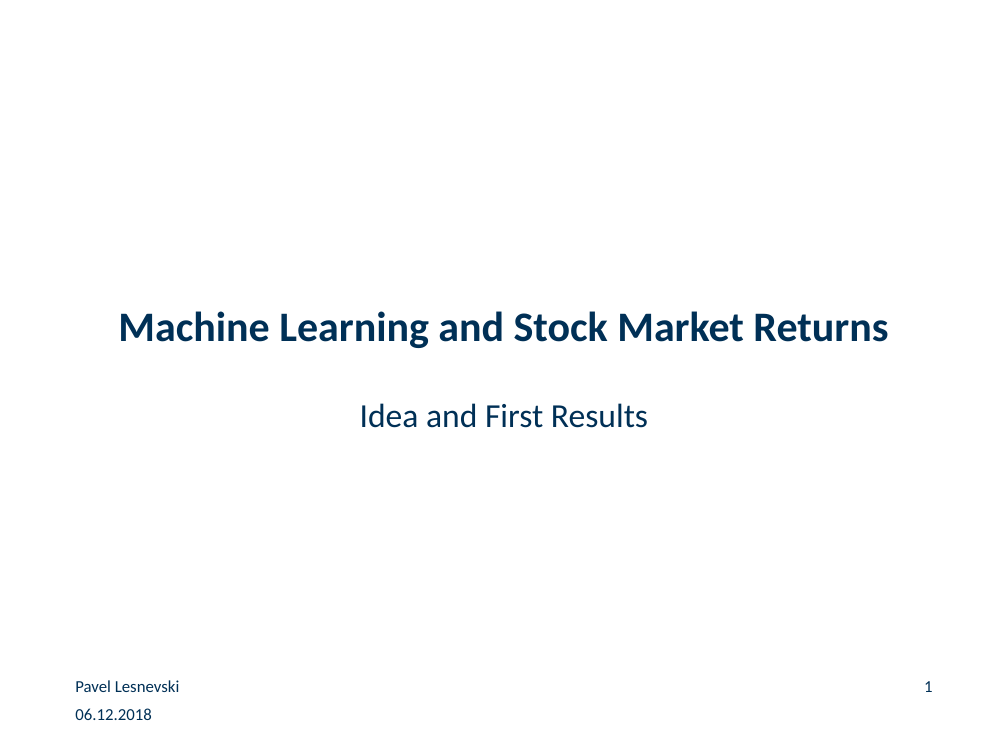
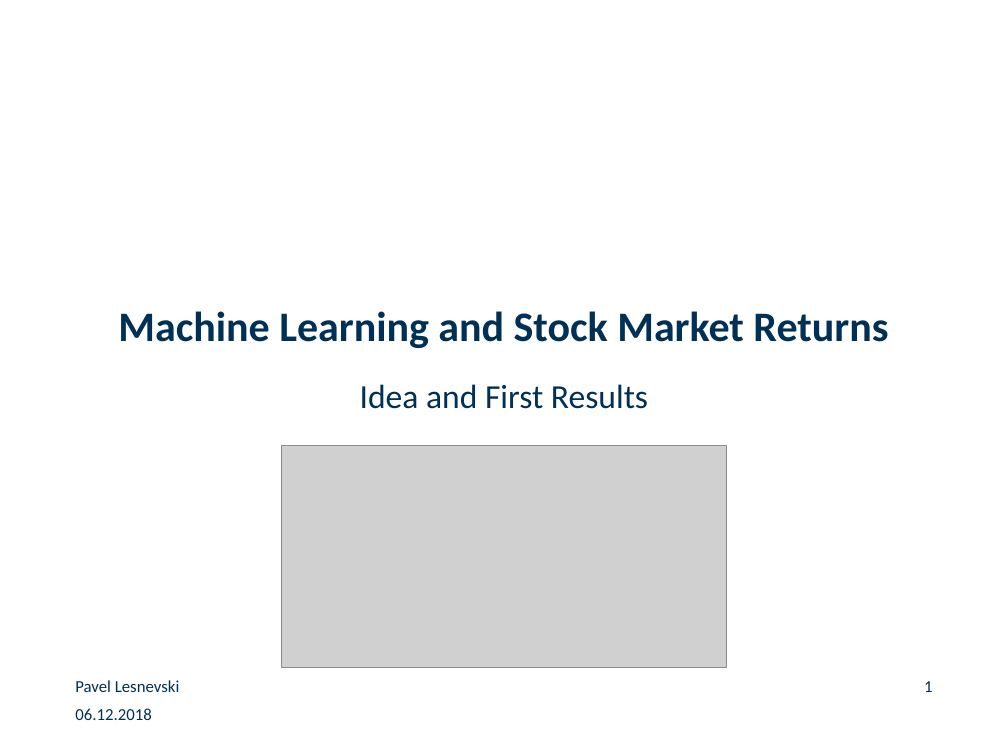
Before and after one commit to paveles/Machine_Learning_and_Equity_Index_Returns, a slide deck: slide 1 of _presentation/MachineLearning_StockMarketReturns.pptx. Drawn at 1008x756 pixels with LibreOffice and Linux fonts; fonts in the diff are those of the drawing; grey boxes stand for pictures; background and template pictures are left out. Boxes give left, top, right and bottom in pixels: in the first picture for what was removed or moved away, otherwise in the second. Text is boxed around its words. In the diff, an @@ line names an element or a change of style, - is before the commit and + after.

```diff
--- a/_presentation/MachineLearning_StockMarketReturns.pptx
+++ b/_presentation/MachineLearning_StockMarketReturns.pptx
@@ subtitle "Idea and First Results": place and size @@
-subtitle "Idea and First Results" at bbox=[360, 403, 648, 428]
+subtitle "Idea and First Results" at bbox=[360, 384, 648, 409]
@@ picture added at bbox=[282, 445, 727, 666] @@
```
Also in this commit, not shown: 11 other slides changed, 1 slide added, 3 other files.
